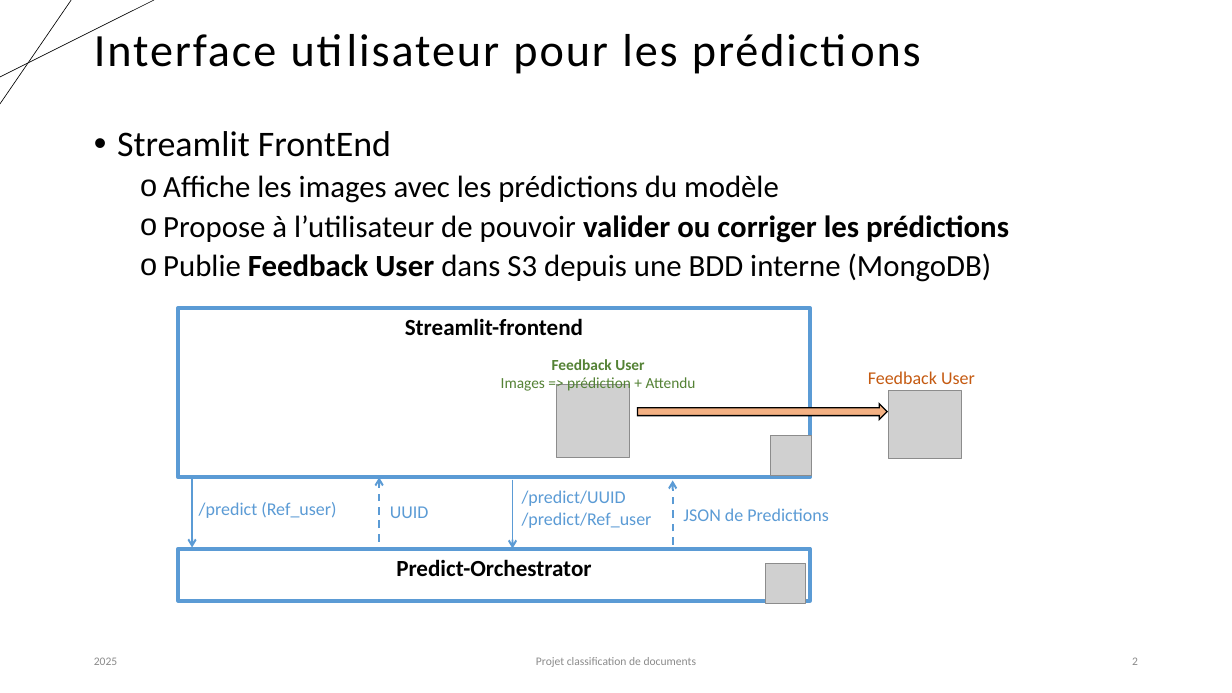
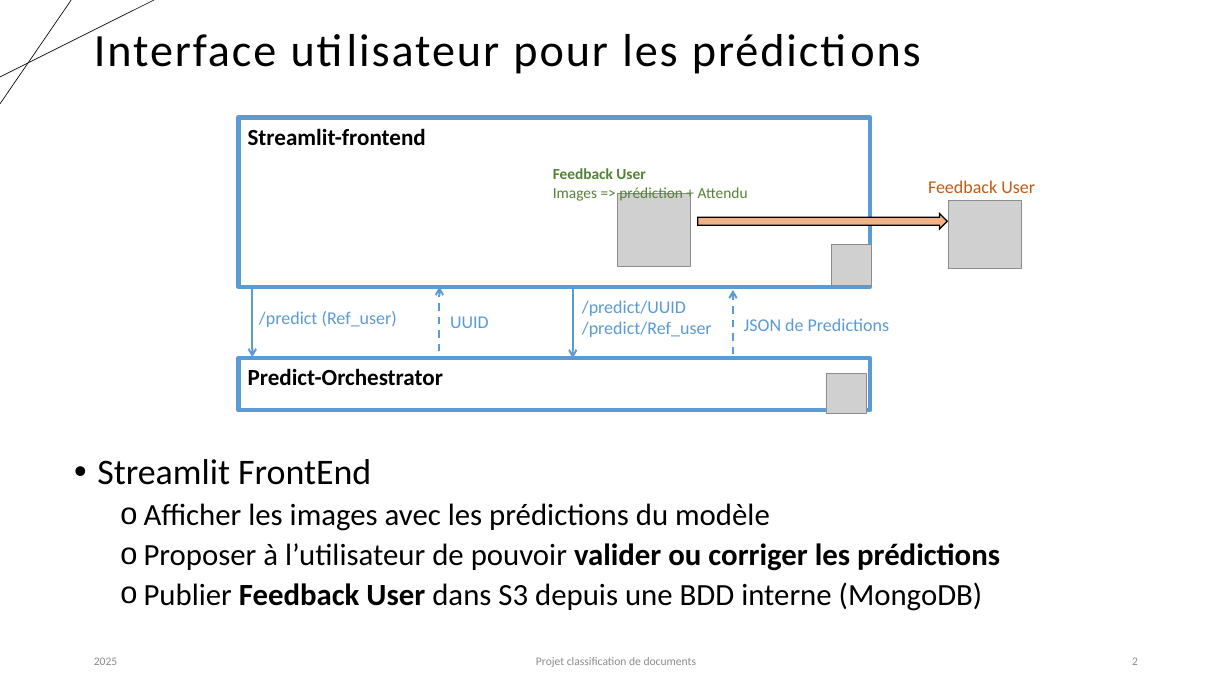
Before and after one commit to karned-formation/SEP24-MLOPS-SAKE, a slide deck: slide 2 of report/Projet_classification_MLOps_Partie3_Aymen.pptx. Drawn at 1232x693 pixels with LibreOffice and Linux fonts; fonts in the diff are those of the drawing; grey boxes stand for pictures. Boxes give left, top, right and bottom in pixels: in the first picture for what was removed or moved away, otherwise in the second. Text is boxed around its words. In the diff, an @@ line names an element or a change of style, - is before the commit and + after.

```diff
--- a/report/Projet_classification_MLOps_Partie3_Aymen.pptx
+++ b/report/Projet_classification_MLOps_Partie3_Aymen.pptx
@@ alignment centre to left in 3 elements at box(238, 117, 871, 287), box(238, 359, 871, 410), box(553, 168, 748, 201) @@
@@ picture added at box(617, 194, 690, 267) @@
@@ 5 texts, 4 arrows, 3 pictures, 2 rectangles, 1 down arrow: place and size @@
-5 texts, 4 arrows, 3 pictures, 2 rectangles, 1 down arrow at box(178, 308, 975, 604)
+5 texts, 4 arrows, 3 pictures, 2 rectangles, 1 down arrow at box(238, 117, 1035, 413)
@@ text "UUID": place and size @@
-text "UUID" at box(390, 506, 429, 518)
+text "UUID" at box(450, 316, 489, 328)
@@ picture removed at box(557, 384, 630, 457) @@
@@ text "Streamlit FrontEnd": place and size @@
-text "Streamlit FrontEnd" at box(117, 131, 1009, 282)
+text "Streamlit FrontEnd" at box(97, 459, 1000, 611)
@@ text at box(144, 503, 1000, 611): text changed @@
-  o Affiche les images avec les prédictions du modèle
-  o Propose à l’utilisateur de pouvoir valider ou corriger les prédictions
-  o Publie Feedback User dans S3 depuis une BDD interne (MongoDB)
+  o Afficher les images avec les prédictions du modèle
+  o Proposer à l’utilisateur de pouvoir valider ou corriger les prédictions
+  o Publier Feedback User dans S3 depuis une BDD interne (MongoDB)
```
Also in this commit, not shown: 1 other slide changed.
